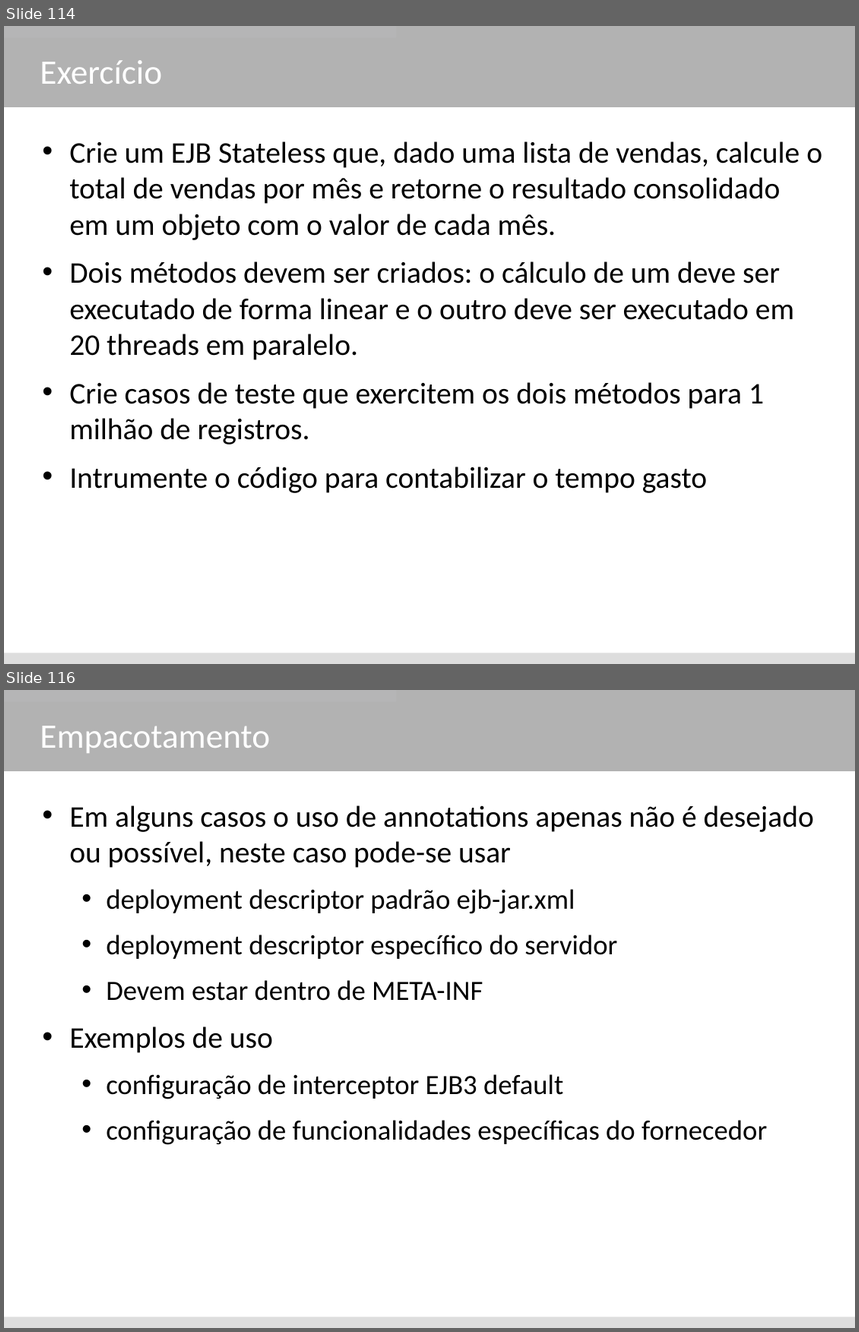
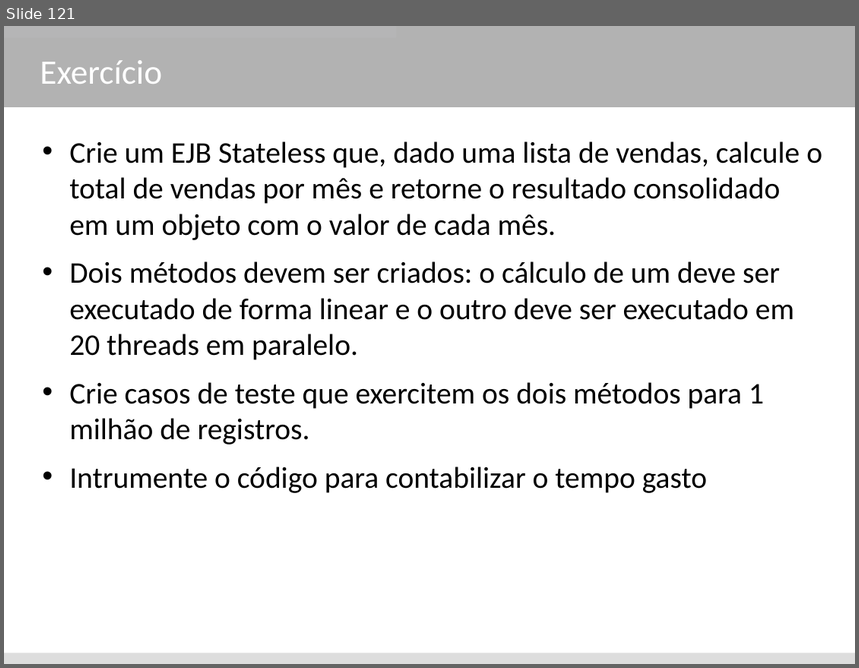
Before and after one commit to rpostai/jee-blank, a slide deck: java enterprise edition - revisado.odp. Shown one above the other, each under a label of ours: slides 114 and 116 before the commit, slide 121 after it; the slides between them are not shown. The pictures are 859x1332 and 859x668 pixels, drawn with LibreOffice and Linux fonts; fonts in the diff are those of the drawing. Boxes give left, top, right and bottom in pixels: in the first picture for what was removed or moved away, otherwise in the second. Text is boxed around its words. In the diff, an @@ line names an element or a change of style, - is before the commit and + after.

```diff
--- a/java enterprise edition - revisado.odp
+++ b/java enterprise edition - revisado.odp
@@ slide 116 removed at (4,690,855,1328), background #FFFFFF; not listed: 3 template elements that a slide beside it also shows @@
@@ title removed at (40,726,270,753) @@
-Empacotamento
@@ text removed at (69,806,814,1145) @@
-• Em alguns casos o uso de annotations apenas não é desejado ou possível, neste caso pode-se usar
-  • deployment descriptor padrão ejb-jar.xml
-  • deployment descriptor específico do servidor
-  • Devem estar dentro de META-INF
-• Exemplos de uso
-  • configuração de interceptor EJB3 default
-  • configuração de funcionalidades específicas do fornecedor
@@ what was slide 114 is now slide 121 @@
```
Also in this commit, not shown: 2 slides changed, 11 slides added, 4 other slides removed, 11 other files.
